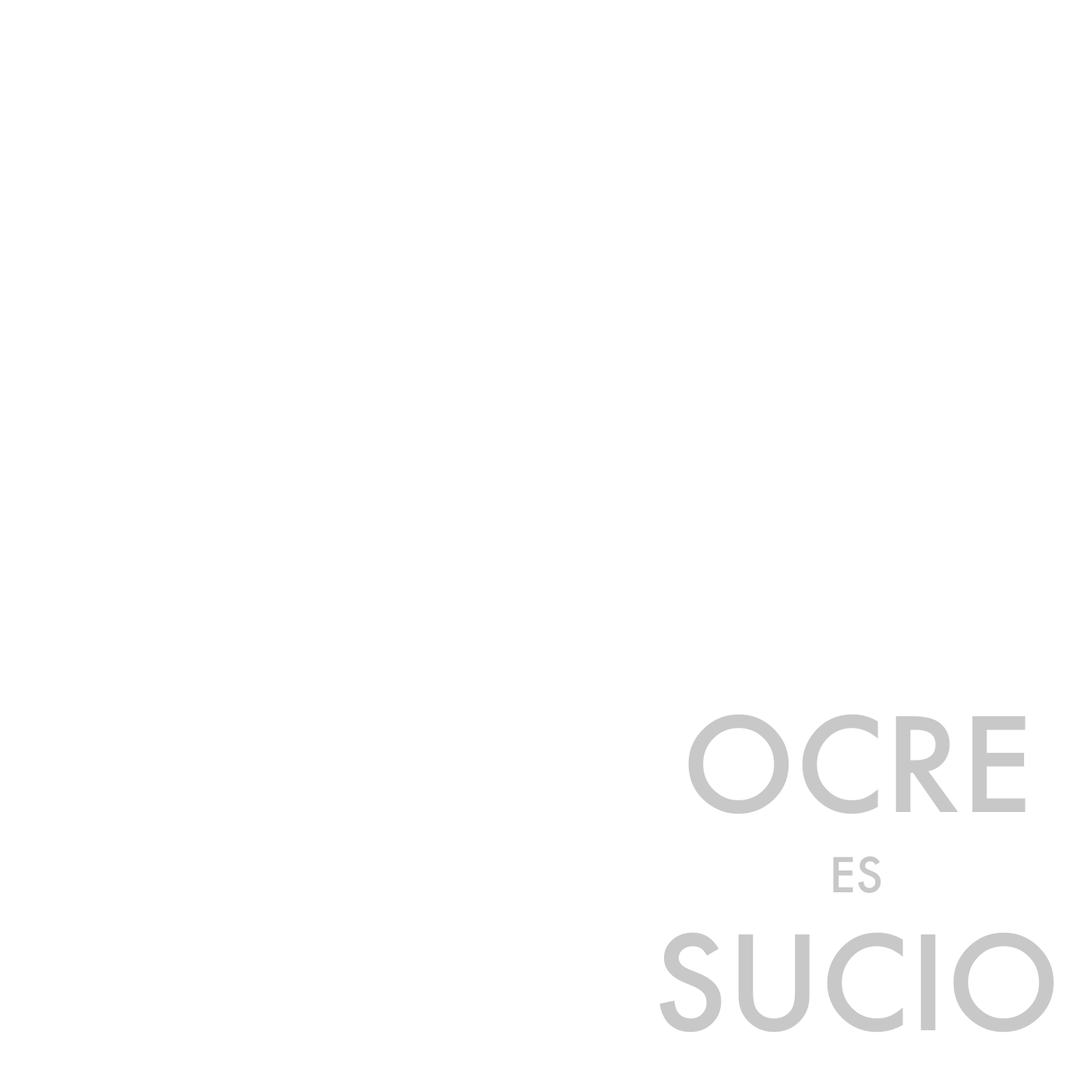
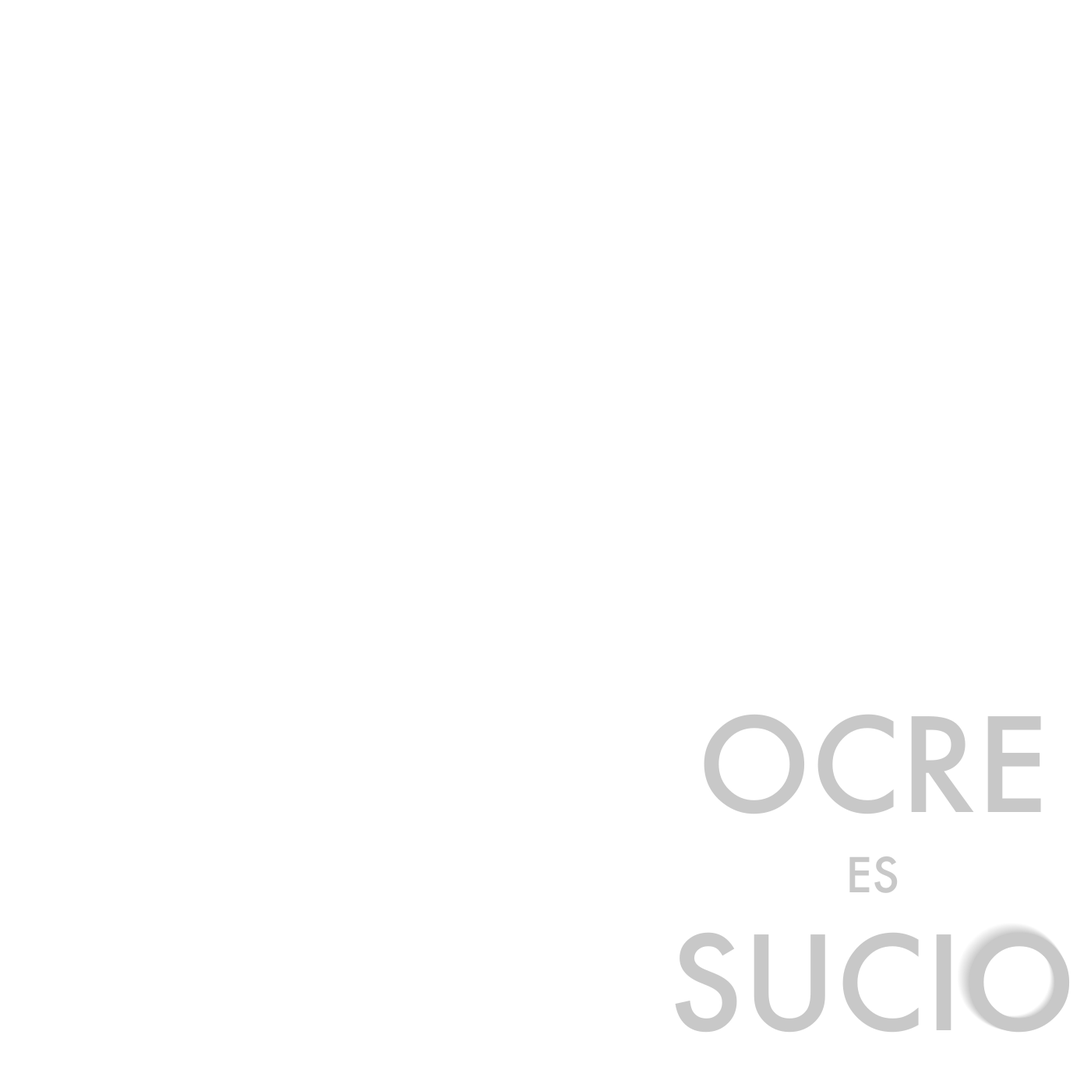
Layers edited between the first and the second 1091×1091 image:
added group "sucio" with 10 layers above "referencia" over (x1=659, y1=714, x2=1071, y2=1034)
renamed "Hyphen" to "O", showed it, moved it into group "sucio", painted on it over (x1=811, y1=868, x2=1071, y2=1034)
added layer "Copia de O" in group "sucio" over (x1=957, y1=923, x2=1071, y2=1034)
moved "ES" into group "sucio", painted on it over (x1=833, y1=856, x2=899, y2=894)
added layer "ES outline" in group "sucio" over (x1=659, y1=714, x2=903, y2=1034)
added layer "front.png" in group "sucio" over (x1=675, y1=714, x2=1042, y2=1034)
renamed "OCRE ..." to "outline", moved it into group "sucio", painted on it over (x1=659, y1=714, x2=1055, y2=1034)
renamed "Capa" to "fondo", hid it, moved it into group "sucio" over (x1=659, y1=714, x2=1071, y2=1034)
